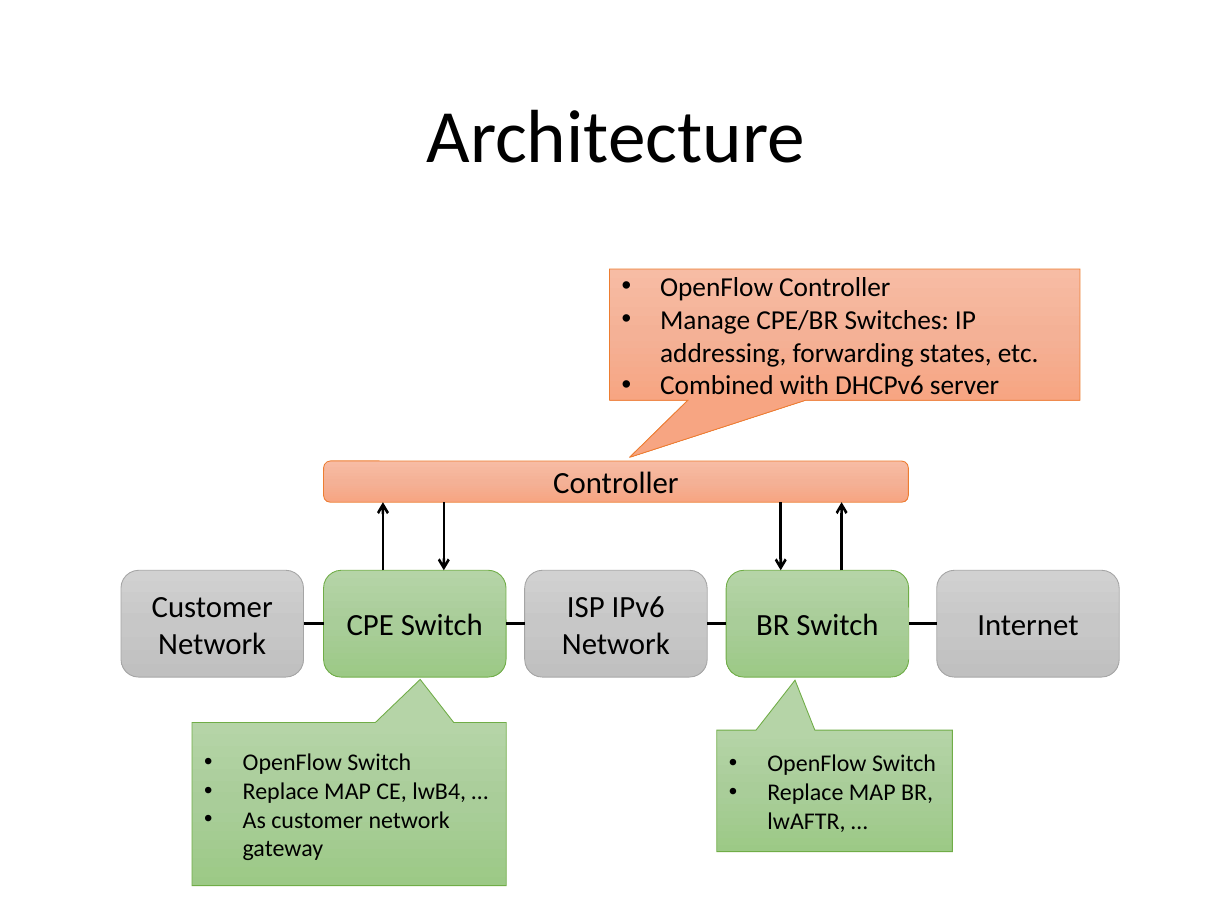
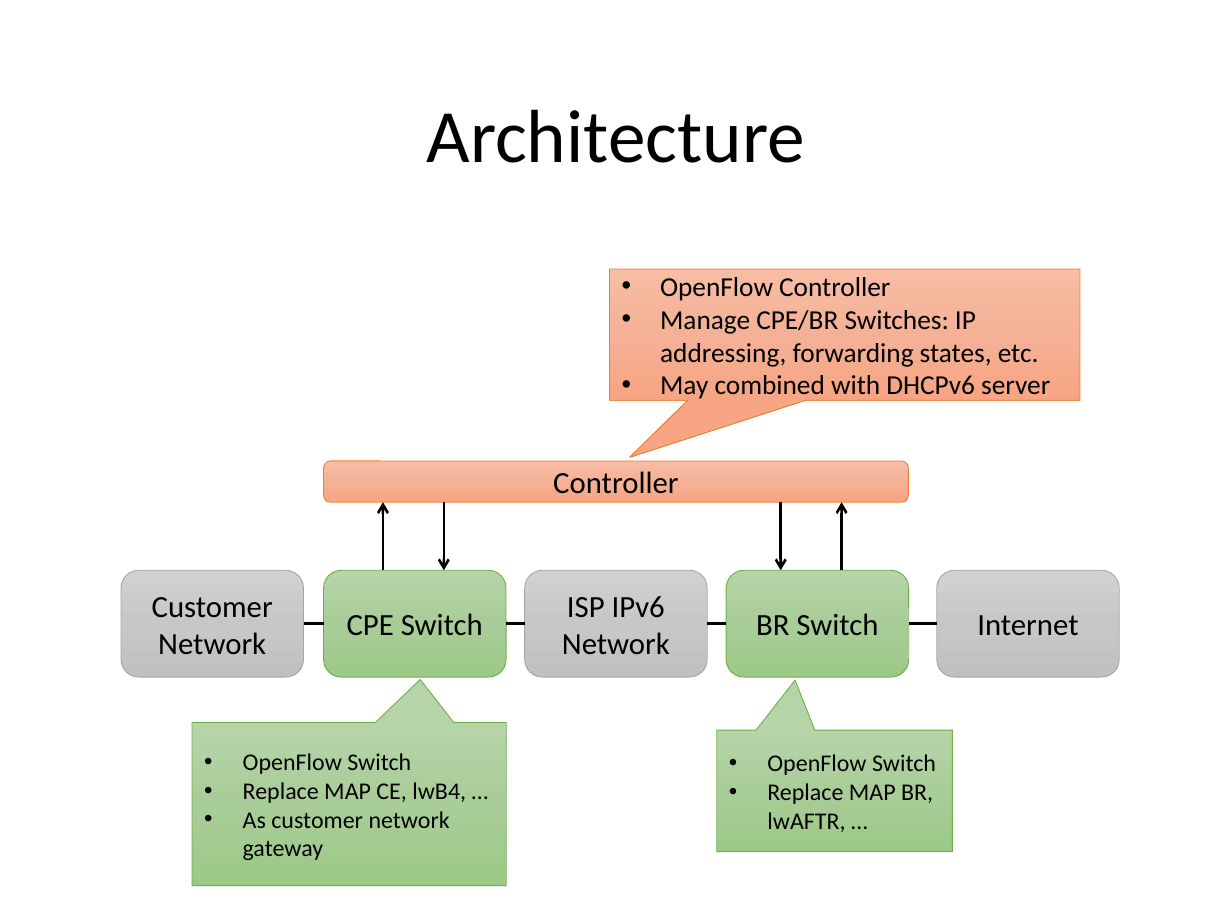
Before and after one commit to gnocuil/draft-sdn, a slide deck: slide 4 of Unified IPv6 Transition Framework With Flow-based Forwarding.pptx. Drawn at 1232x924 pixels with LibreOffice and Linux fonts; fonts in the diff are those of the drawing. Boxes give left, top, right and bottom in pixels: in the first picture for what was removed or moved away, otherwise in the second. Text is boxed around its words. In the diff, an @@ line names an element or a change of style, - is before the commit and + after.

```diff
--- a/Unified IPv6 Transition Framework With Flow-based Forwarding.pptx
+++ b/Unified IPv6 Transition Framework With Flow-based Forwarding.pptx
@@ text in speech box at (660, 375, 1050, 401): text changed @@
-  • Combined with DHCPv6 server
+  • May combined with DHCPv6 server
```
Also in this commit, not shown: 5 other slides changed.
